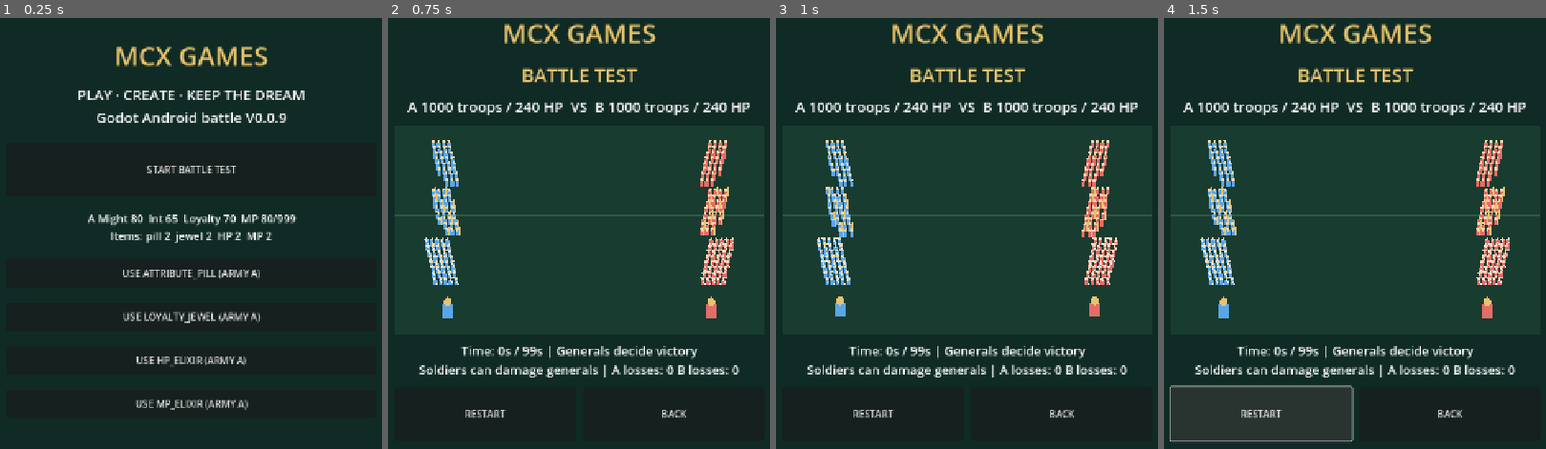
Above: before the commit, frames 1-4 (left to right).
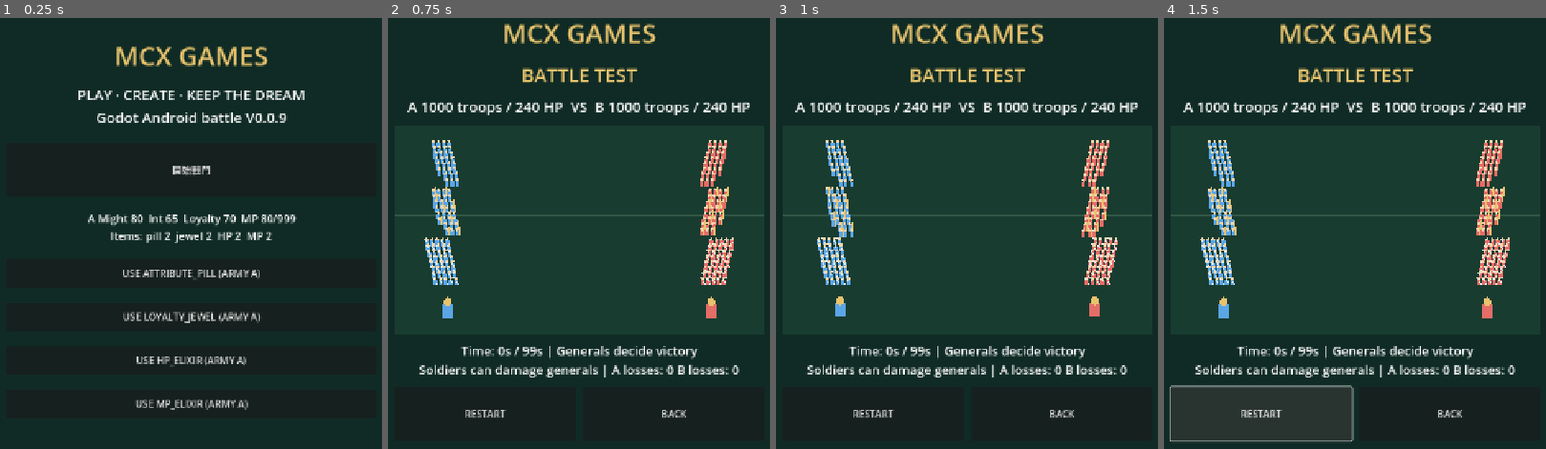
Above: after the commit, the same moments.

Repository: snowfire0918-ui/mcx-godot-test
Game: Godot game, scene res://scenes/main.tscn
Same seed, same stepped clock (60 frames per second), same inputs: the game is played once before the commit and once after it.
Inputs:
- Up to frame 1 (0.25 s): no input
- Up to frame 2 (0.75 s): click "START BATTLE TEST" (after the commit: "開始戰鬥") at 0.5 s
- Up to frame 3 (1 s): no input
- Up to frame 4 (1.5 s): click "RESTART" at 1.25 s

The runs differ from the first frame. In frame 1, 0.3% of the frame differs, in the area x 38-62%, y 34-37%; in frame 2, nothing differs; in frame 3, nothing differs; in frame 4, nothing differs.

Commit message:
Localize start button

Diff:
--- a/scripts/main.gd
+++ b/scripts/main.gd
@@ -63,7 +63,7 @@
     home.add_theme_constant_override("separation", 25)
     layout.add_child(home)
     home.add_child(_label("PLAY · CREATE · KEEP THE DREAM\nGodot Android battle V0.0.9", 24))
-    var start := _button("START BATTLE TEST")
+    var start := _button("開始戰鬥")
     start.pressed.connect(_show_battle)
     home.add_child(start)
     battle = VBoxContainer.new()
